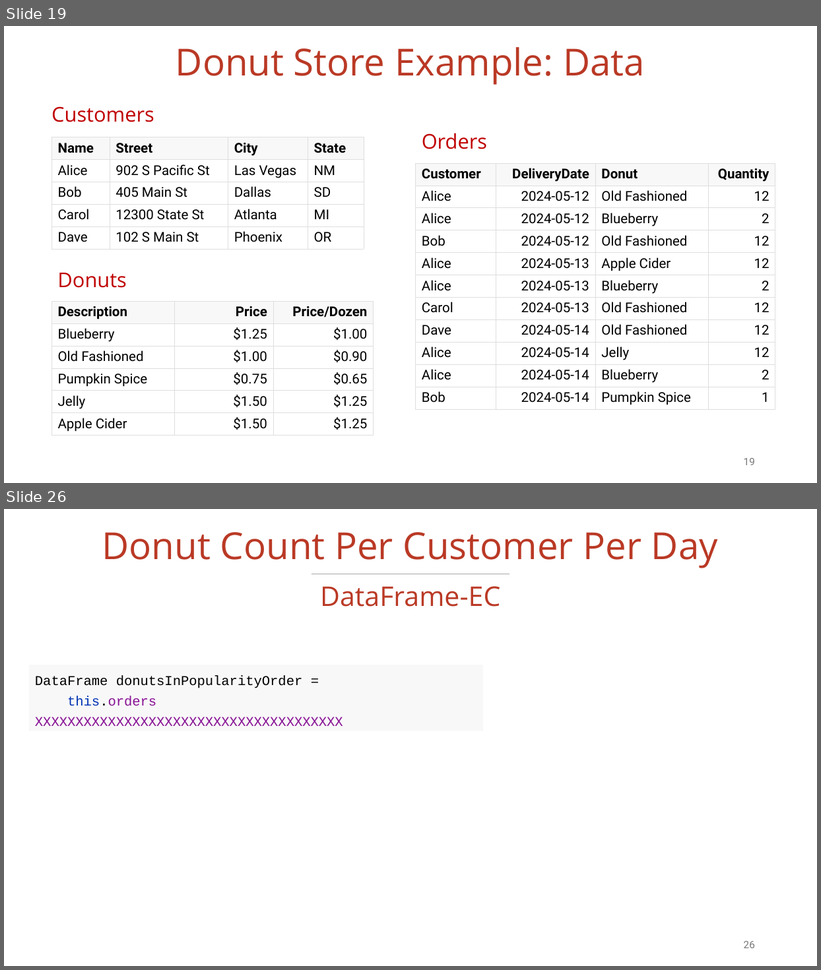
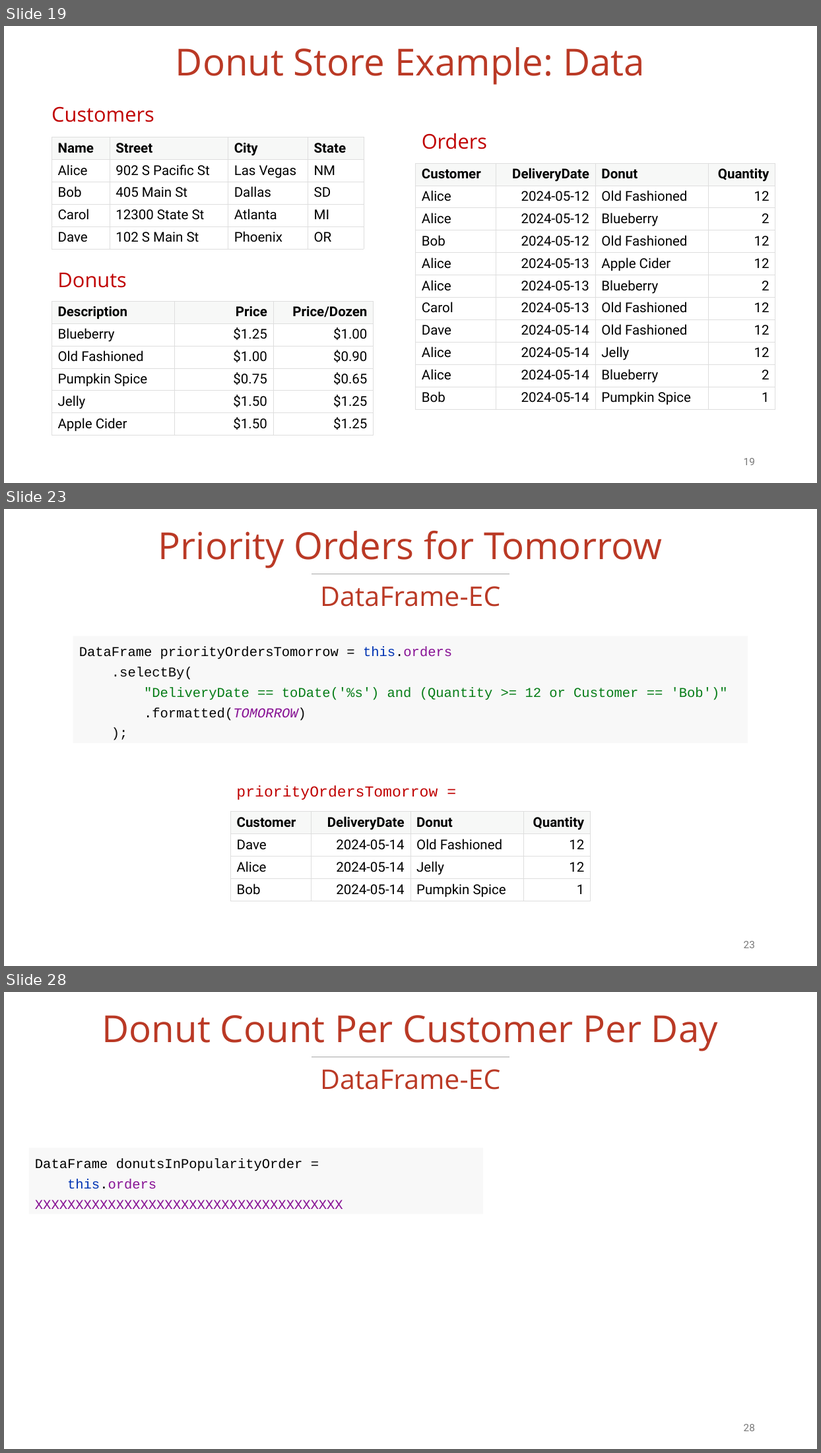
Before and after one commit to vmzakharov/missing-dataframe-talk, a slide deck: presentation/Missing_Dataframe_Short.pptx. Shown one above the other, each under a label of ours: slides 19 and 26 before the commit, slides 19, 23 and 28 after it; the slides between them are not shown. The pictures are 821x970 and 821x1453 pixels, drawn with LibreOffice and Linux fonts; fonts in the diff are those of the drawing. Boxes give left, top, right and bottom in pixels: in the first picture for what was removed or moved away, otherwise in the second. Text is boxed around its words. In the diff, an @@ line names an element or a change of style, - is before the commit and + after.

```diff
--- a/presentation/Missing_Dataframe_Short.pptx
+++ b/presentation/Missing_Dataframe_Short.pptx
@@ slide 23 added at (4, 509, 817, 966), background #FFFFFF @@
@@ title added at (158, 531, 662, 568), 44 pt, text #BA3925 @@
+Priority Orders for Tomorrow
@@ line added from (312, 574) to (510, 574), #A6A6A6 1 pt @@
@@ text added at (320, 586, 500, 607), 32 pt, text #BA3925 @@
+DataFrame-EC
@@ rectangle added at (73, 636, 748, 743), fill #F8F8F8, 16 pt, text #067D17 @@
+DataFrame priorityOrdersTomorrow = this.orders
+.selectBy(
+"DeliveryDate == toDate('%s') and (Quantity >= 12 or Customer == 'Bob')"
+.formatted(TOMORROW)
+);
@@ text added at (236, 786, 438, 800), 18 pt, text #C00000 @@
+priorityOrdersTomorrow =
@@ table added at (231, 811, 591, 901), 4 rows, 4 columns @@
+Customer | DeliveryDate | Donut | Quantity
+Dave | 2024-05-14 | Old Fashioned | 12
+Alice | 2024-05-14 | Jelly | 12
+Bob | 2024-05-14 | Pumpkin Spice | 1
@@ page number added at (744, 941, 755, 949), 12 pt, text #797979 @@
+23
@@ what was slide 26 is now slide 28 @@
@@ page number at (744, 1424, 755, 1432): text changed @@
-26
+28
```
Also in this commit, not shown: 7 slides changed, 4 other slides added, 2 slides removed, 3 other files.
